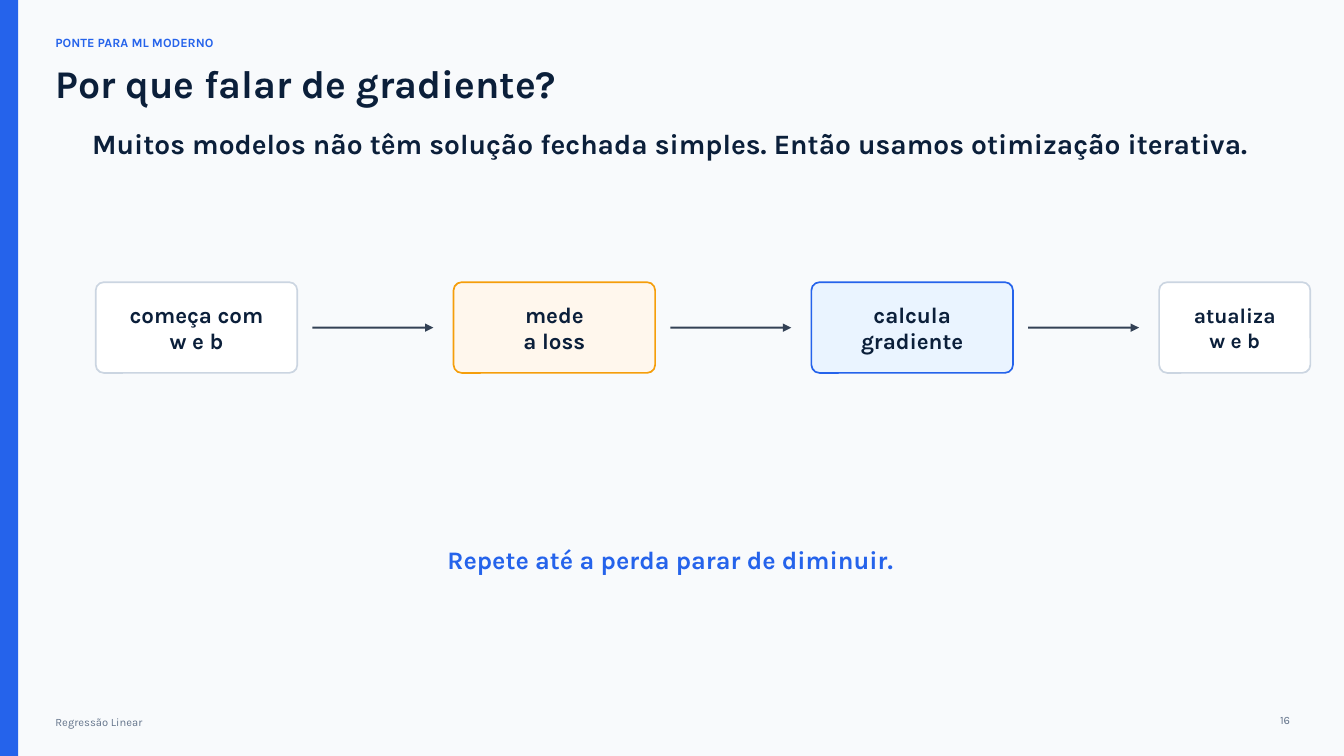
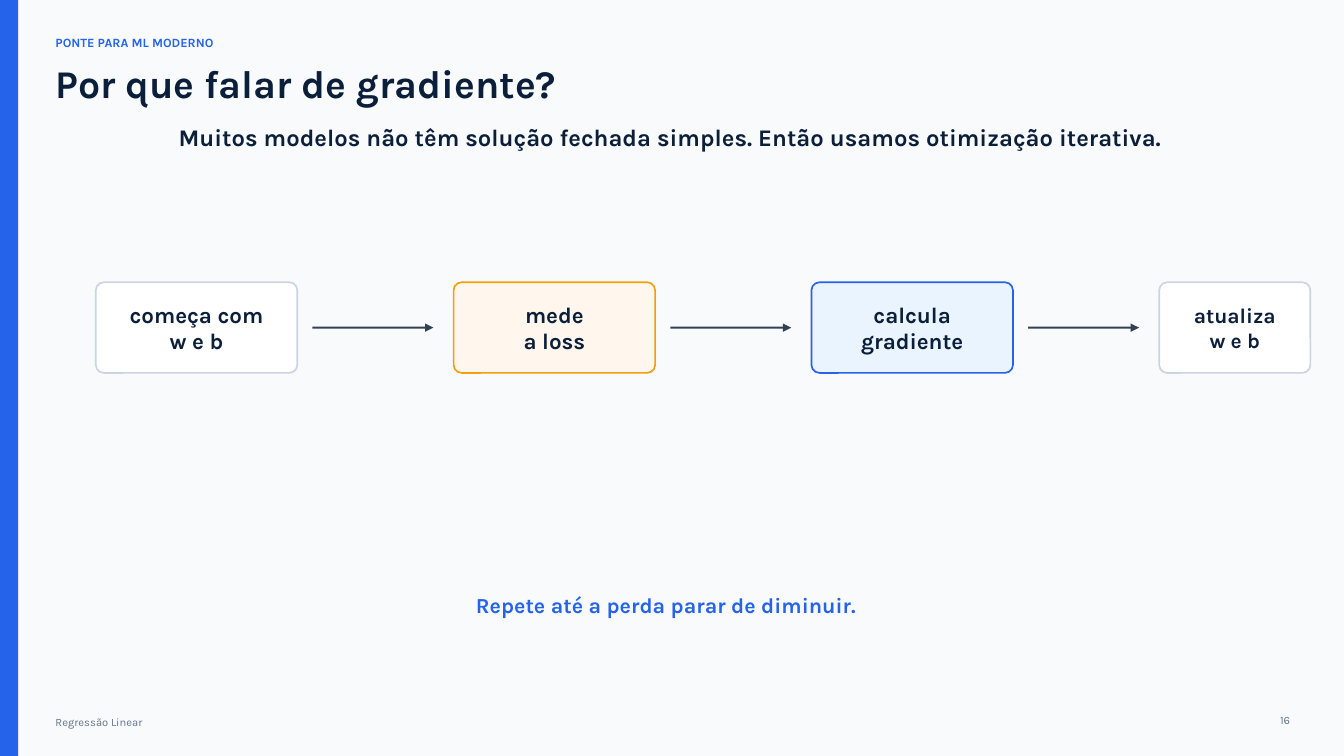
Before and after one commit to bruno-antonio-marques/2026-2-gestao-e-analise-de-dados-exercicios, a slide deck: slide 19 of 03-2026-08-25-coleta_de_dados_e_regressao_linear/aula_regressao_linear.pptx (slide 20 before the commit). Drawn at 1344x756 pixels with LibreOffice and Linux fonts; fonts in the diff are those of the drawing. Boxes give left, top, right and bottom in pixels: in the first picture for what was removed or moved away, otherwise in the second. Text is boxed around its words. In the diff, an @@ line names an element or a change of style, - is before the commit and + after.

```diff
--- a/03-2026-08-25-coleta_de_dados_e_regressao_linear/aula_regressao_linear.pptx
+++ b/03-2026-08-25-coleta_de_dados_e_regressao_linear/aula_regressao_linear.pptx
@@ text "Muitos modelos não têm solução ..." at (179, 128, 1161, 152): size 20 to 17 pt; line spacing 1 to 0.9 @@
@@ text "Repete até a perda parar ...": place and size @@
-text "Repete até a perda parar ..." at (447, 549, 893, 575)
+text "Repete até a perda parar ..." at (476, 596, 856, 618)
@@ text "Repete até a perda parar ..." at (476, 596, 856, 618): size 18 to 15.3 pt; line spacing 1 to 0.9 @@
```
Also in this commit, not shown: 22 other slides changed, 2 slides added, 1 slide removed.
